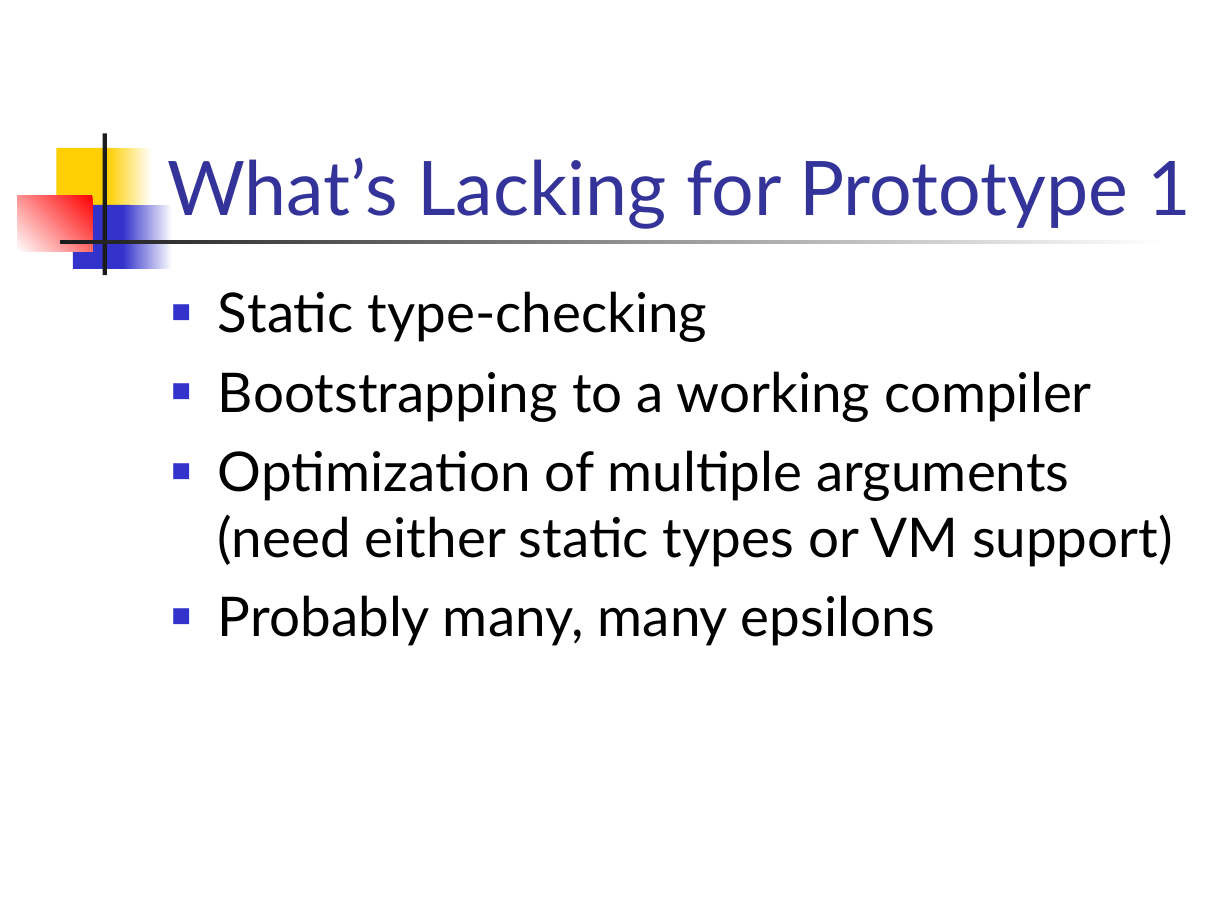
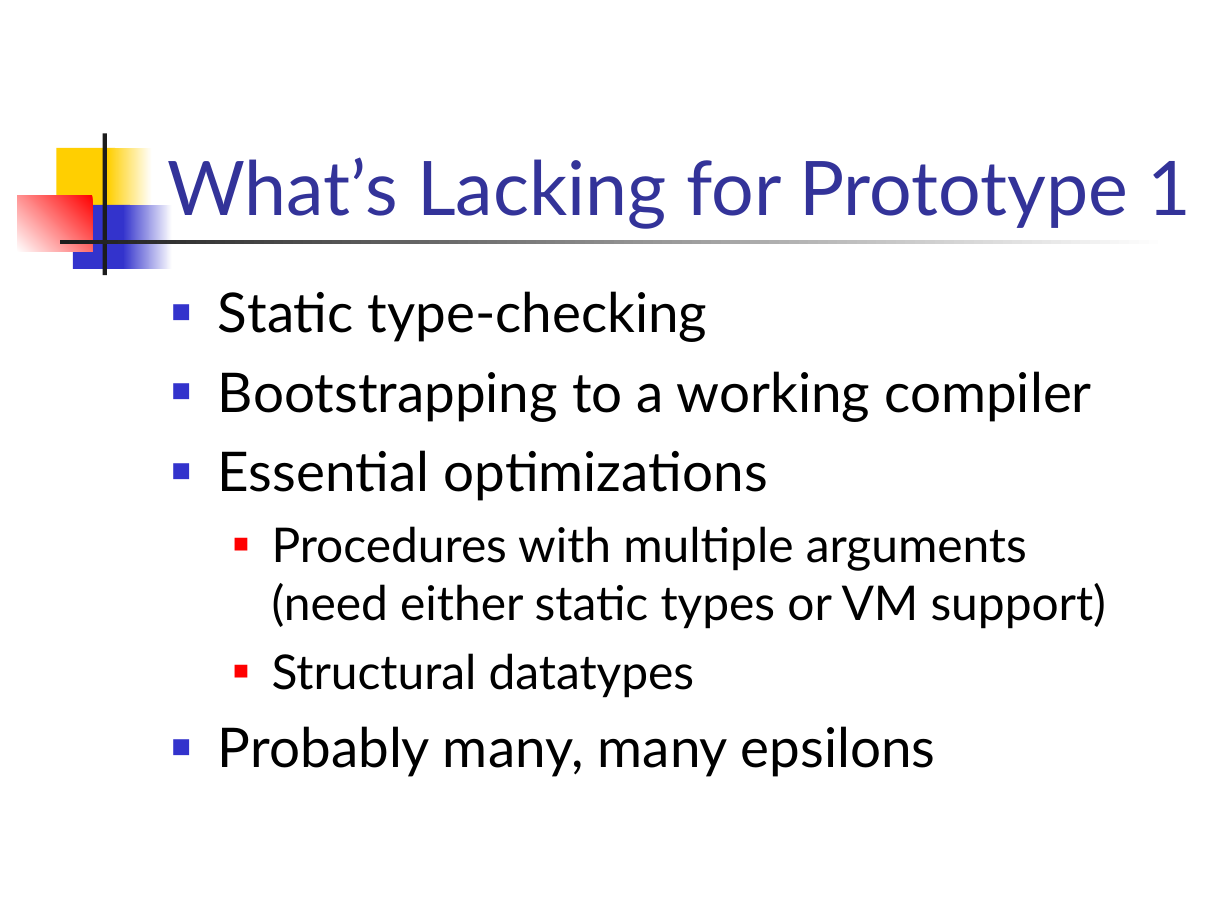
Before and after one commit to doublec/aliceml-abandoned, a slide deck: slide 5 of doc/presentations/progress19990916.ppt. Drawn at 1232x924 pixels with LibreOffice and Linux fonts; fonts in the diff are those of the drawing. Boxes give left, top, right and bottom in pixels: in the first picture for what was removed or moved away, otherwise in the second. Text is boxed around its words. In the diff, an @@ line names an element or a change of style, - is before the commit and + after.

Commit message:
Structural datatypes are another essential optimization to make    efficiency of Oz/Mozart and Stockhausen/Mozart comparable.

```diff
--- a/doc/presentations/progress19990916.ppt
+++ b/doc/presentations/progress19990916.ppt
@@ text at <box>218,450,1106,698</box>: text changed; size 32 to 28 pt @@
-■ Optimization of multiple arguments (need either static types or VM support)
+■ Essential optimizations
+  ■ Procedures with multiple arguments
+    (need either static types or VM support)
+  ■ Structural datatypes
```
